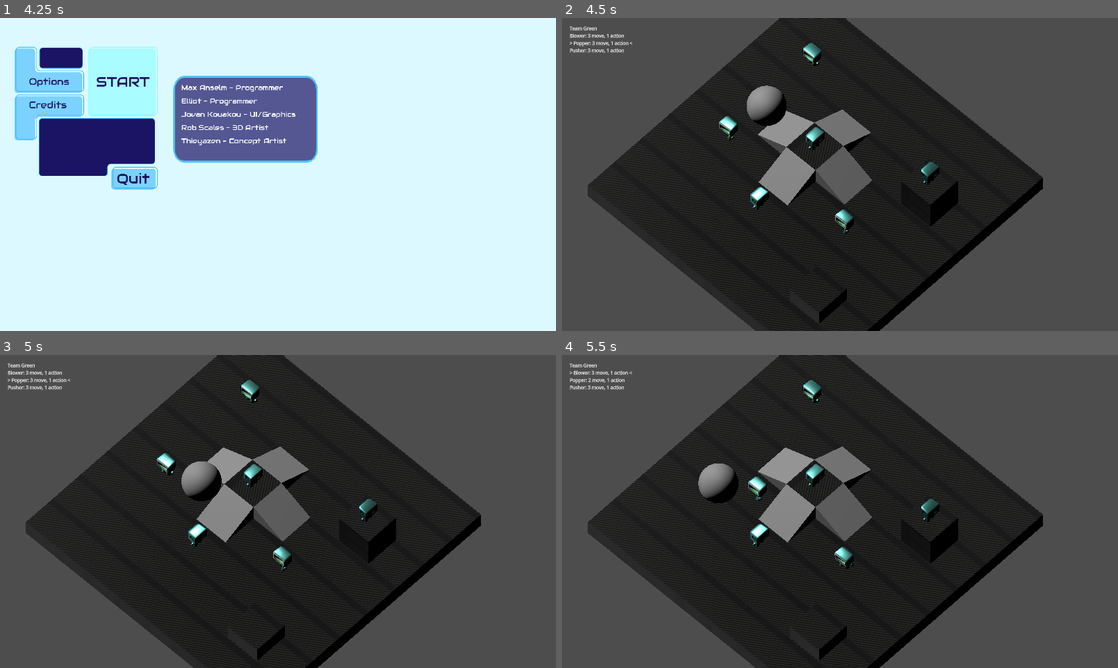
Above: before the commit, frames 1-4 (two rows, left to right).
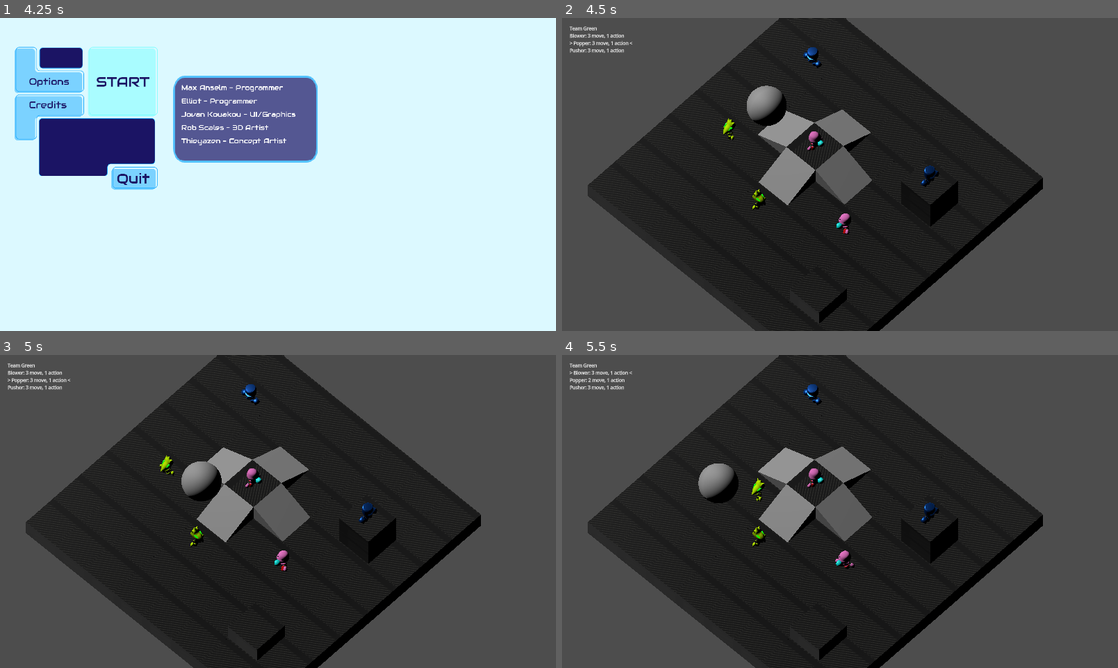
Above: after the commit, the same moments.

Repository: silverhammermba/ggj2025
Game: Godot game, scene res://Scenes/main_menu.tscn
Two runs of this game, one before a commit and one after it. Both use one fixed random seed, a clock stepped at 60 frames per second and the inputs below.
Inputs (mouse positions are in pixels of both pictures, inside the frame that each line leads up to):
- Up to frame 1 (4.25 s): click "START" at 0.5 s; click "START" at 1.25 s; click "Options" at 2 s; click "Credits" at 2.75 s; move the mouse to (400, 158) at 3.52 s; hold D (move_right) from 3.53 s (still down); tap Right (next char) at 3.6 s; click (400, 158) at 3.67 s
- Up to frame 2 (4.5 s): tap Enter (end_turn) at 4.25 s; move the mouse to (728, 190) at 4.27 s; release D (move_right) at 4.28 s; hold S (move_down) from 4.28 s (still down); tap Right (next char) at 4.35 s
- Up to frame 3 (5 s): keep holding S (move_down)
- Up to frame 4 (5.5 s): move the mouse to (895, 442) at 5.02 s; release S (move_down) at 5.03 s; hold D (move_right) from 5.03 s (still down); tap Left (prev char) at 5.1 s

Frame 1 is identical in both runs. In frame 2, 0.9% of the frame differs, in the area x 28-68%, y 8-70%; in frame 3, 0.9%; in frame 4, 0.9%, in the area x 33-68%, y 8-68%.

Commit message:
more models

Diff:
--- /dev/null
+++ b/blower.tscn
@@ -0,0 +1,19 @@
+[gd_scene load_steps=3 format=3 uid="uid://dj13m5ehxckna"]
+
+[ext_resource type="PackedScene" uid="uid://by0no5viumjpk" path="res://Assets/Blower.glb" id="1_gnb6i"]
+[ext_resource type="Script" path="res://character_model.gd" id="2_6gkqv"]
+
+[node name="Blower" instance=ExtResource("1_gnb6i")]
+script = ExtResource("2_6gkqv")
+
+[node name="Bubble4" parent="Armature4/Skeleton3D" index="0"]
+transform = Transform3D(0.484097, 4.50842e-10, 1.35255e-09, 1.35256e-09, -6.8786e-15, -0.484097, -4.50849e-10, 0.484097, 6.87944e-15, -9.60659e-07, 1.60764, 1.18205)
+
+[node name="Eyes4" parent="Armature4/Skeleton3D" index="1"]
+transform = Transform3D(0.399965, 3.72489e-10, 1.11748e-09, 1.11749e-09, -5.68315e-15, -0.399965, -3.72495e-10, 0.399965, 5.68384e-15, -6.98492e-09, 1.60764, 1.18205)
+
+[node name="Head4" parent="Armature4/Skeleton3D" index="2"]
+transform = Transform3D(0.999912, -2.44539e-09, -7.10481e-15, 2.79373e-09, 0.875241, -1.42096e-14, -7.10481e-15, -1.24379e-14, 0.999912, -7.45058e-09, 2.00761, 1.87933e-08)
+
+[node name="Mouth4" parent="Armature4/Skeleton3D" index="3"]
+transform = Transform3D(0.157714, 2.198e-10, 3.98559e-10, 4.40649e-10, -0.039149, -0.152778, -1.1399e-10, 0.152778, -0.039149, -9.60659e-07, 1.60764, 0.882078)
--- a/character.gd
+++ b/character.gd
@@ -1,6 +1,10 @@
 class_name Character extends Node3D
 
-@onready var model: CharacterModel = $CharacterBody3D/Model
+@onready var generalist: CharacterModel = $CharacterBody3D/Generalist
+@onready var blower: CharacterModel = $CharacterBody3D/Blower
+@onready var popper: CharacterModel = $CharacterBody3D/Popper
+@onready var pusher: CharacterModel = $CharacterBody3D/Pusher
+var model: CharacterModel
 var gridPos := Vector3i.ZERO
 var bubbleVictim = false
 
@@ -17,6 +21,15 @@
 var timeout := 0
 
 func _ready() -> void:
+	model = generalist
+	generalist.visible = false
+	if classBlower:
+		model = blower
+	elif classPopper:
+		model = popper
+	elif classPusher:
+		model = pusher
+	model.visible = true
 	match team:
 		0:
 			pass
--- a/character.tscn
+++ b/character.tscn
@@ -1,7 +1,10 @@
-[gd_scene load_steps=7 format=3 uid="uid://dgc7cu5viowl"]
+[gd_scene load_steps=10 format=3 uid="uid://dgc7cu5viowl"]
 
 [ext_resource type="Script" path="res://character.gd" id="1_kes5e"]
-[ext_resource type="PackedScene" uid="uid://v24so1xiv2je" path="res://character_model.tscn" id="2_ofvwj"]
+[ext_resource type="PackedScene" uid="uid://v24so1xiv2je" path="res://generalist.tscn" id="2_ofvwj"]
+[ext_resource type="PackedScene" uid="uid://dj13m5ehxckna" path="res://blower.tscn" id="3_u4sli"]
+[ext_resource type="PackedScene" uid="uid://dmk00ydps135k" path="res://popper.tscn" id="4_yy85d"]
+[ext_resource type="PackedScene" uid="uid://bkabxp1q85qp2" path="res://pusher.tscn" id="5_1oc7x"]
 
 [sub_resource type="SphereShape3D" id="SphereShape3D_lnxdv"]
 
@@ -49,8 +52,20 @@
 collision_layer = 2
 collision_mask = 0
 
-[node name="Model" parent="CharacterBody3D" instance=ExtResource("2_ofvwj")]
+[node name="Generalist" parent="CharacterBody3D" instance=ExtResource("2_ofvwj")]
 transform = Transform3D(0.34, 0, 0, 0, 0.34, 0, 0, 0, 0.34, 0, -0.316156, 0)
+
+[node name="Blower" parent="CharacterBody3D" instance=ExtResource("3_u4sli")]
+transform = Transform3D(0.34, 0, 0, 0, 0.34, 0, 0, 0, 0.34, 0, -0.316156, 0)
+visible = false
+
+[node name="Popper" parent="CharacterBody3D" instance=ExtResource("4_yy85d")]
+transform = Transform3D(0.34, 0, 0, 0, 0.34, 0, 0, 0, 0.34, 0, -0.316156, 0)
+visible = false
+
+[node name="Pusher" parent="CharacterBody3D" instance=ExtResource("5_1oc7x")]
+transform = Transform3D(0.34, 0, 0, 0, 0.34, 0, 0, 0, 0.34, 0, -0.316156, 0)
+visible = false
 
 [node name="CollisionShape3D" type="CollisionShape3D" parent="CharacterBody3D"]
 shape = SubResource("SphereShape3D_lnxdv")
--- /dev/null
+++ b/popper.tscn
@@ -0,0 +1,13 @@
+[gd_scene load_steps=3 format=3 uid="uid://dmk00ydps135k"]
+
+[ext_resource type="PackedScene" uid="uid://dalg5kj6d0y24" path="res://Assets/Popper.glb" id="1_k2nwy"]
+[ext_resource type="Script" path="res://character_model.gd" id="2_16wif"]
+
+[node name="Popper" instance=ExtResource("1_k2nwy")]
+script = ExtResource("2_16wif")
+
+[node name="Eyes2" parent="Armature2/Skeleton3D" index="0"]
+transform = Transform3D(1.99982, -5.58743e-09, -1.42096e-14, 5.58747e-09, 1.99982, -2.84192e-14, -1.42096e-14, -2.84192e-14, 1.99982, -2.32831e-09, -0.761596, 5.32907e-14)
+
+[node name="Head2" parent="Armature2/Skeleton3D" index="1"]
+transform = Transform3D(1.99982, -5.58743e-09, -1.42096e-14, 5.58747e-09, 1.99982, -2.84192e-14, -1.42096e-14, -2.84192e-14, 1.99982, -1.86265e-09, -1.01086, 0.334408)
--- /dev/null
+++ b/pusher.tscn
@@ -0,0 +1,10 @@
+[gd_scene load_steps=3 format=3 uid="uid://bkabxp1q85qp2"]
+
+[ext_resource type="PackedScene" uid="uid://bvdj5fmq2am38" path="res://Assets/Pusher.glb" id="1_y8v7v"]
+[ext_resource type="Script" path="res://character_model.gd" id="2_aj5j2"]
+
+[node name="Pusher" instance=ExtResource("1_y8v7v")]
+script = ExtResource("2_aj5j2")
+
+[node name="Head3" parent="Armature3/Skeleton3D" index="0"]
+transform = Transform3D(0.847076, -2.36669e-09, -6.01884e-15, 2.36671e-09, 0.847076, -1.20377e-14, -6.01884e-15, -1.20377e-14, 0.847076, -7.45058e-09, 1.83762, 1.87933e-08)
Binary file added: Assets/Blower.glb
Not shown, added: Assets/Blower.glb.import
Binary file added: Assets/Popper.glb
Not shown, added: Assets/Popper.glb.import
Binary file added: Assets/Pusher.glb
Not shown, added: Assets/Pusher.glb.import
Not shown: 1 places in generalist.tscn that only renumber resources
